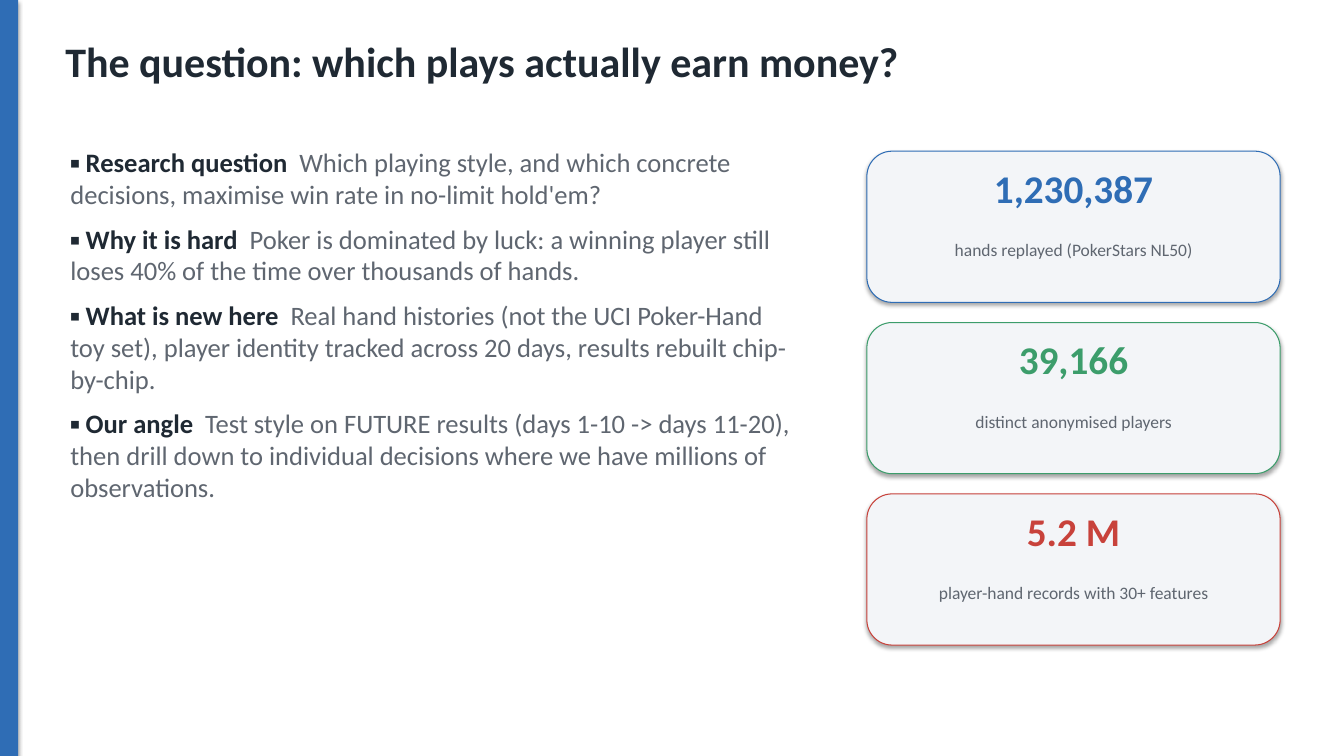
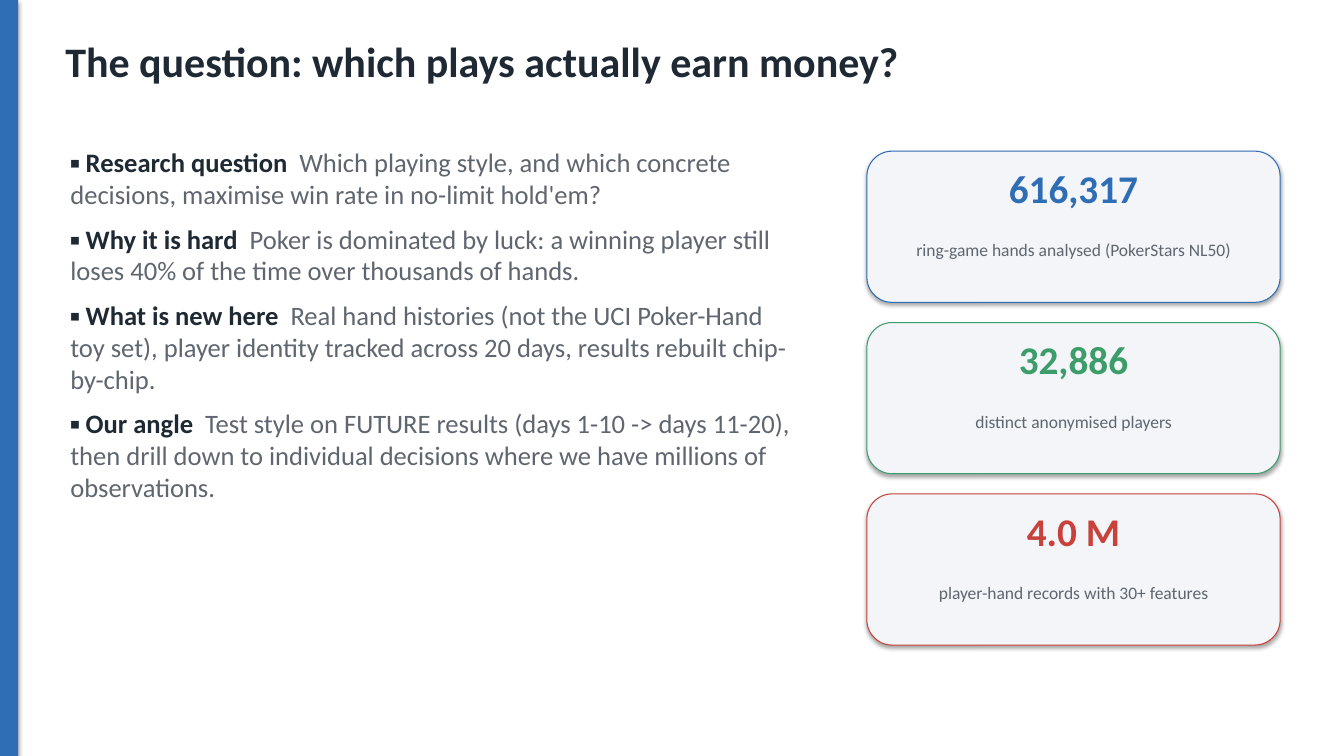
Before and after one commit to noahpi965/cs513-final-project-texas-poker, a slide deck: slide 2 of Texas_Holdem_Final_Presentation.pptx. Drawn at 1344x756 pixels with LibreOffice and Linux fonts; fonts in the diff are those of the drawing. Boxes give left, top, right and bottom in pixels: in the first picture for what was removed or moved away, otherwise in the second. Text is boxed around its words. In the diff, an @@ line names an element or a change of style, - is before the commit and + after.

```diff
--- a/Texas_Holdem_Final_Presentation.pptx
+++ b/Texas_Holdem_Final_Presentation.pptx
@@ text at <box>1009,176,1138,208</box>: text changed @@
-1,230,387
+616,317
@@ text at <box>916,243,1231,259</box>: text changed @@
-hands replayed (PokerStars NL50)
+ring-game hands analysed (PokerStars NL50)
@@ text at <box>1019,347,1128,379</box>: text changed @@
-39,166
+32,886
@@ text at <box>1027,520,1120,547</box>: text changed @@
-5.2 M
+4.0 M
```
Also in this commit, not shown: 4 other slides changed, 1 slide added, 2 other files.
